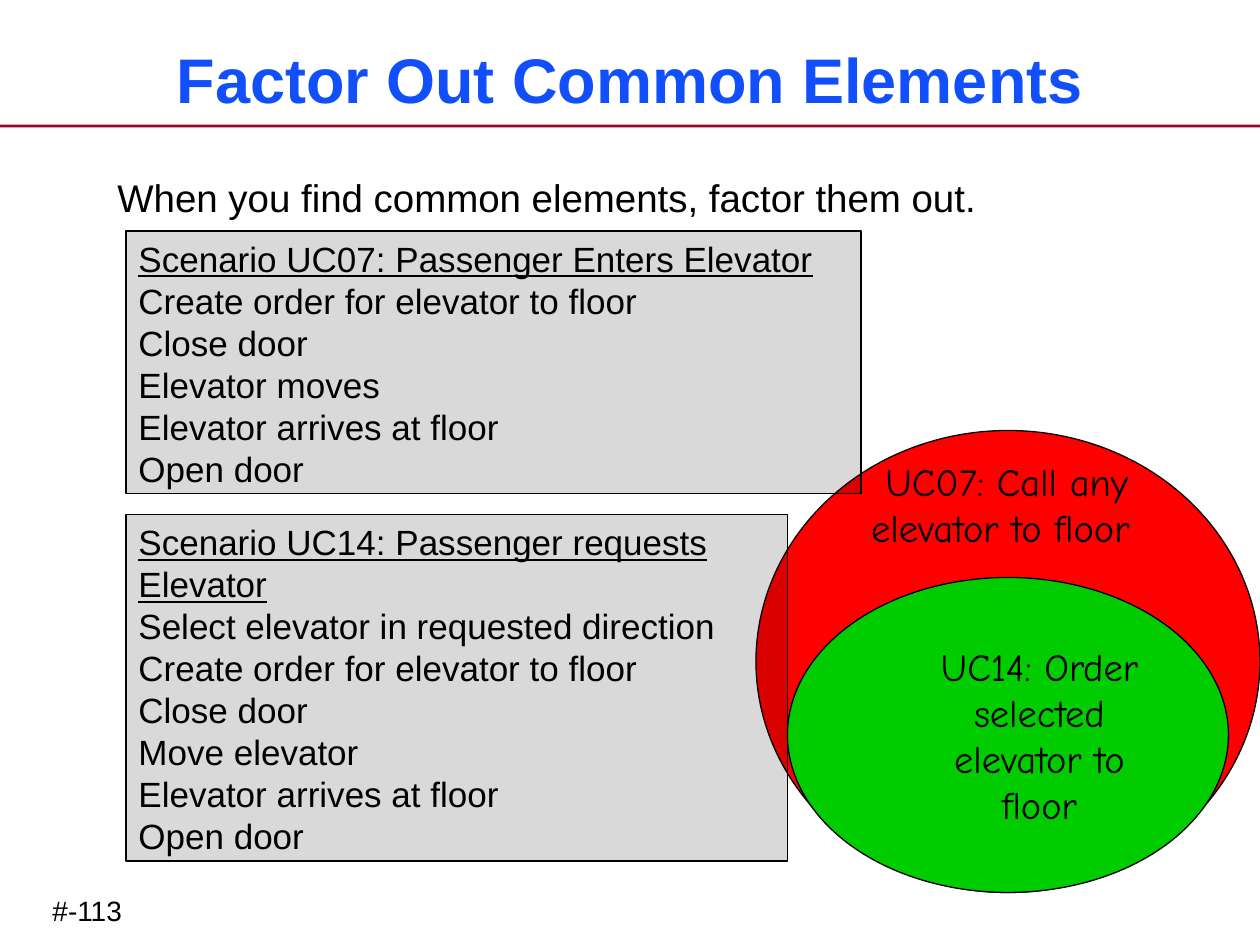
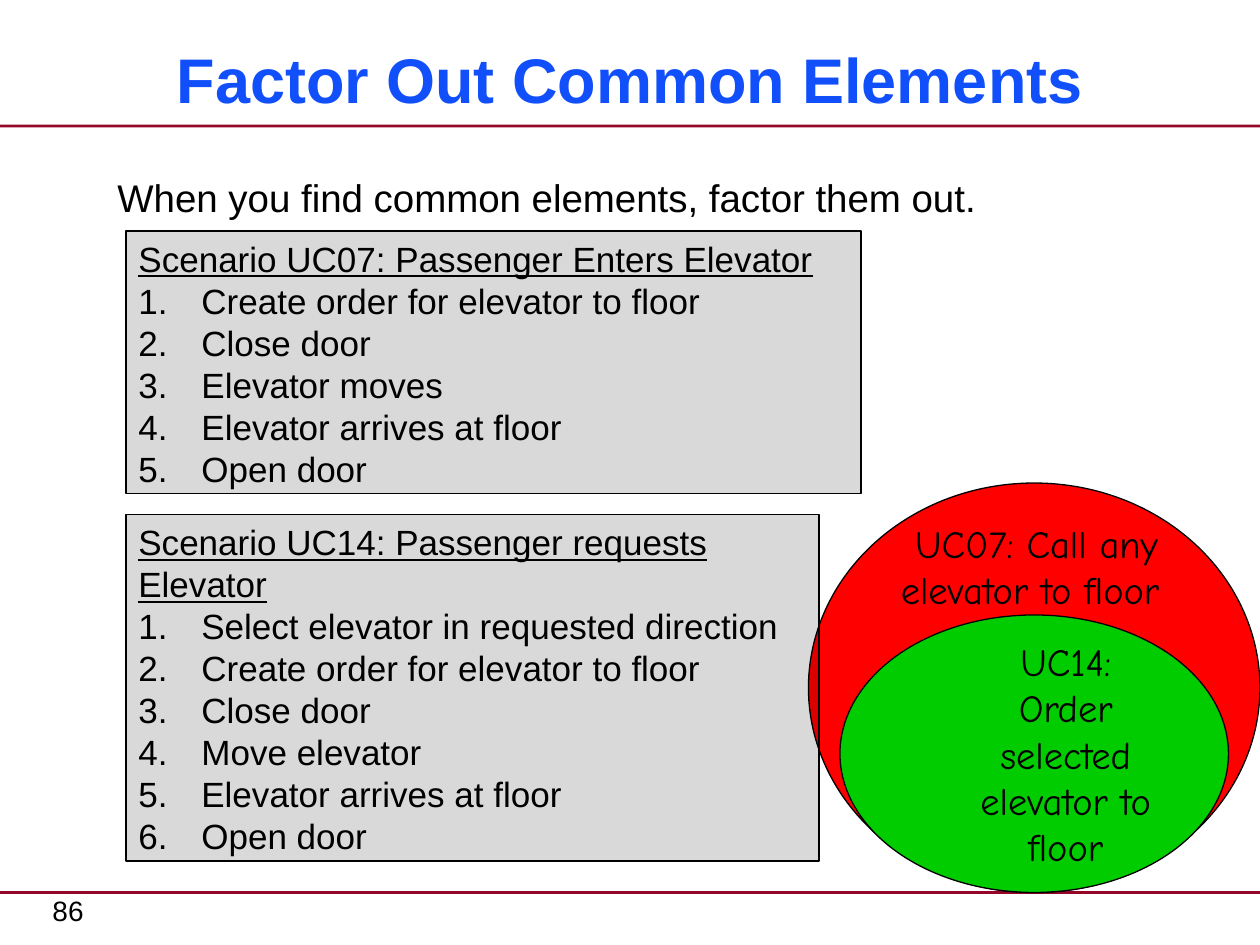
Before and after one commit to xtuml/training, a slide deck: slide 86 of courses/xtUML-Modeling/Requirements-Clarification/RequirementsClarification-CourseSlides.pptx (slide 109 before the commit). Drawn at 1260x945 pixels with LibreOffice and Linux fonts; fonts in the diff are those of the drawing. Boxes give left, top, right and bottom in pixels: in the first picture for what was removed or moved away, otherwise in the second. Text is boxed around its words. In the diff, an @@ line names an element or a change of style, - is before the commit and + after.

```diff
--- a/courses/xtUML-Modeling/Requirements-Clarification/RequirementsClarification-CourseSlides.pptx
+++ b/courses/xtUML-Modeling/Requirements-Clarification/RequirementsClarification-CourseSlides.pptx
@@ text in rectangle at <box>201,288,700,489</box>: bullet none to 1. @@
@@ ellipse: place and size @@
-ellipse at <box>756,431,1260,893</box>
+ellipse at <box>809,483,1260,892</box>
@@ rectangle "Scenario UC14: Passenger requests Elevator": place and size @@
-rectangle "Scenario UC14: Passenger requests Elevator" at <box>126,514,788,861</box>
+rectangle "Scenario UC14: Passenger requests Elevator" at <box>126,514,819,861</box>
@@ text "UC07: Call any elevator to ..." rewrapped from <box>871,470,1129,543</box> to <box>901,532,1159,617</box> @@
@@ text in rectangle at <box>201,613,777,856</box>: bullet none to 1. @@
@@ ellipse "UC14: Order selected elevator to ...": place and size @@
-ellipse "UC14: Order selected elevator to ..." at <box>788,577,1228,892</box>
+ellipse "UC14: Order selected elevator to ..." at <box>840,615,1228,892</box>
@@ line added from (0, 892) to (1260, 892), #950728 1.5 pt @@
@@ page number at <box>52,901,83,922</box>: text changed @@
-#-113
+86
```
Also in this commit, not shown: 124 other slides changed, 9 slides added, 33 slides removed.
